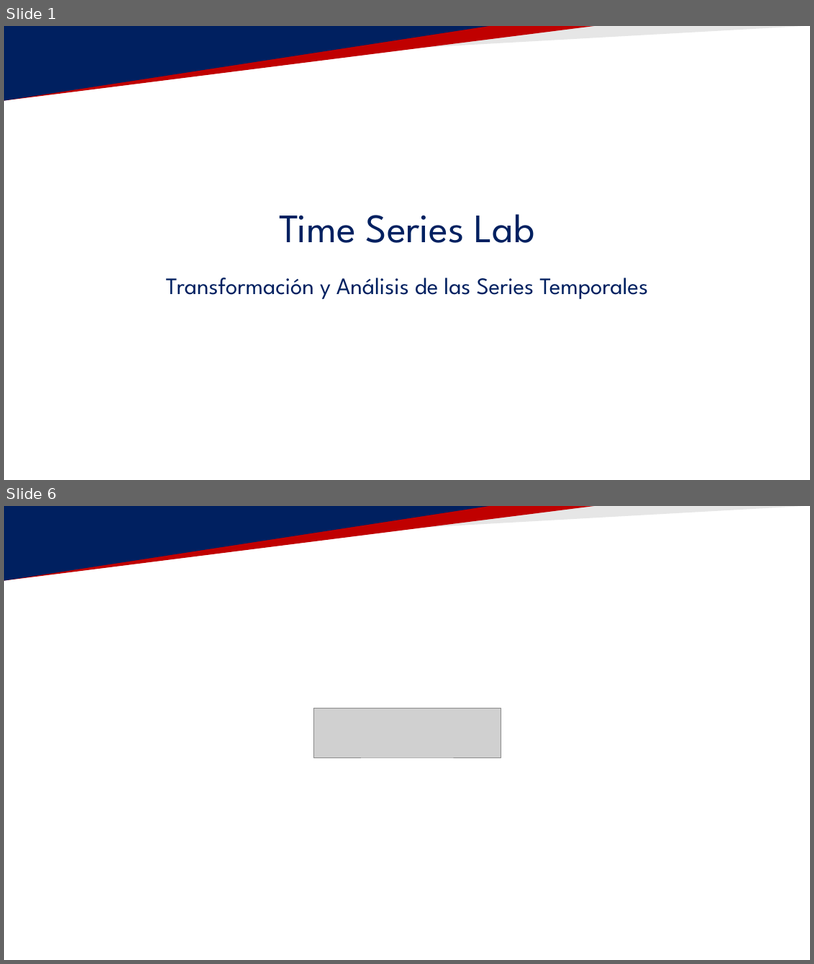
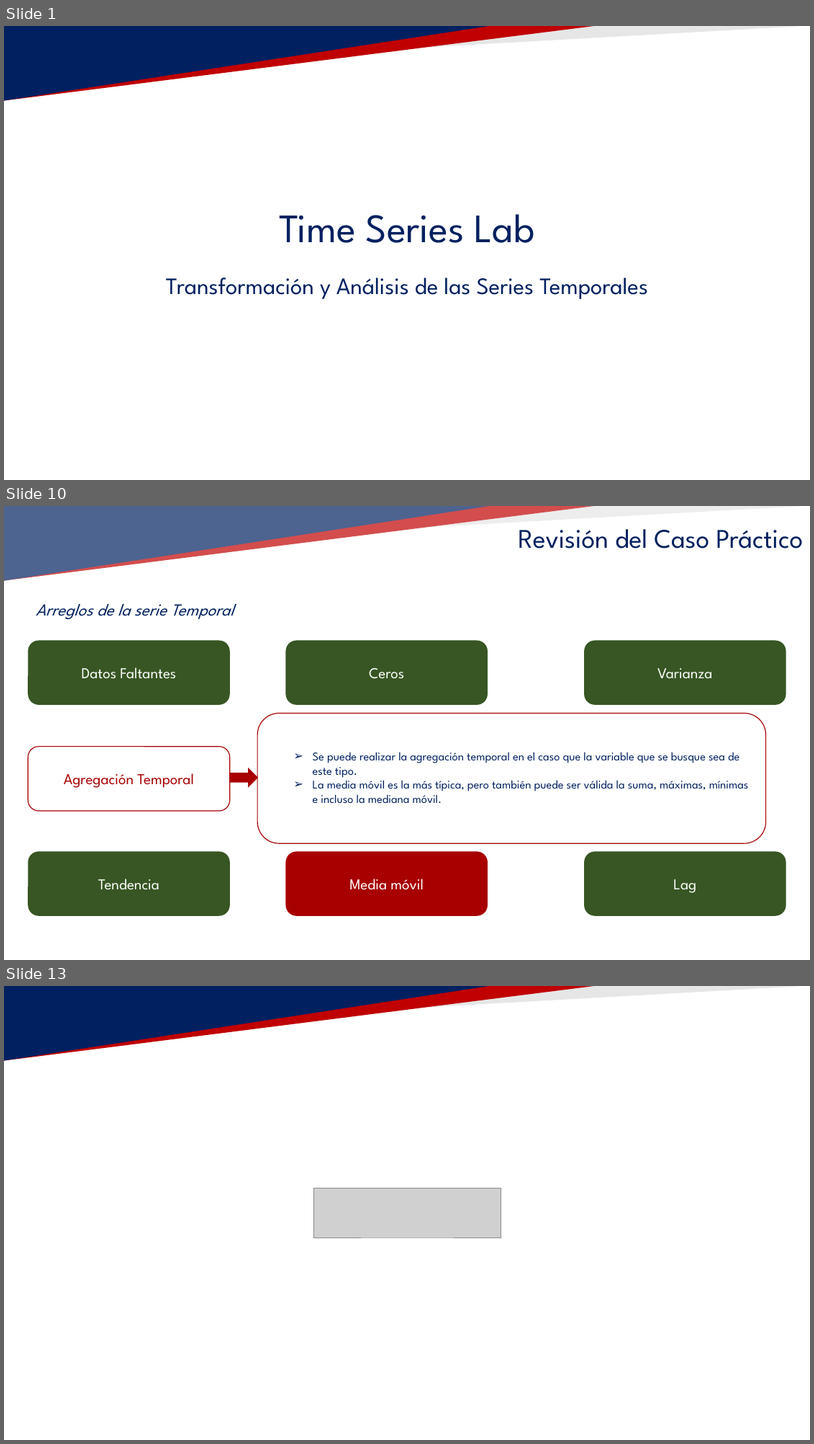
Before and after one commit to TeresaLS/timeseries_lab, a slide deck: 02_PREPARATION/02_PREPARACION_TSLAB.pptx. Shown one above the other, each under a label of ours: slides 1 and 6 before the commit, slides 1, 10 and 13 after it; the slides between them are not shown. The pictures are 814x964 and 814x1444 pixels, drawn with LibreOffice and Linux fonts; fonts in the diff are those of the drawing; grey boxes stand for pictures; background and template pictures are left out. Boxes give left, top, right and bottom in pixels: in the first picture for what was removed or moved away, otherwise in the second. Text is boxed around its words. In the diff, an @@ line names an element or a change of style, - is before the commit and + after.

```diff
--- a/02_PREPARATION/02_PREPARACION_TSLAB.pptx
+++ b/02_PREPARATION/02_PREPARACION_TSLAB.pptx
@@ slide 10 added at [4, 506, 810, 960], background #FFFFFF; not listed: 1 template element that a slide beside it also shows @@
@@ triangle added at [4, 506, 805, 551], fill #E6E6E6 @@
@@ triangle added at [4, 506, 595, 580], fill #C00000 @@
@@ triangle added at [4, 506, 490, 580], fill #002060 @@
@@ text added at [518, 529, 803, 548], 32 pt, text #002060 @@
+Revisión del Caso Práctico
@@ text added at [36, 604, 234, 619], 20 pt, text #002060, italic @@
+Arreglos de la serie Temporal
@@ rounded rectangle added at [28, 641, 230, 705], fill #375623, 18 pt, text #FFFFFF @@
+Datos Faltantes
@@ rounded rectangle added at [286, 641, 488, 705], fill #375623, 18 pt, text #FFFFFF @@
+Ceros
@@ rounded rectangle added at [585, 641, 787, 705], fill #375623, 18 pt, text #FFFFFF @@
+Varianza
@@ rounded rectangle added at [257, 713, 766, 843], fill #FFFFFF, outline #A80000 1 pt @@
@@ rounded rectangle added at [28, 746, 230, 811], fill #FFFFFF, outline #A80000 1 pt, 18 pt, text #A80000 @@
+Agregación Temporal
@@ text added at [313, 752, 749, 803], 14 pt, text #002060 @@
+  ➢ Se puede realizar la agregación temporal en el caso que la variable que se busque sea de este tipo.
+  ➢ La media móvil es la más típica, pero también puede ser válida la suma, máximas, mínimas e incluso la mediana móvil.
@@ right arrow added at [230, 769, 258, 786], fill #A80000, outline #A80000 1 pt @@
@@ rounded rectangle added at [28, 852, 230, 916], fill #375623, 18 pt, text #FFFFFF @@
+Tendencia
@@ rounded rectangle added at [286, 852, 488, 916], fill #A80000, 18 pt, text #FFFFFF @@
+Media móvil
@@ rounded rectangle added at [585, 852, 787, 916], fill #375623, 18 pt, text #FFFFFF @@
+Lag
@@ what was slide 6 is now slide 13 @@
```
Also in this commit, not shown: 4 slides changed, 6 other slides added.
